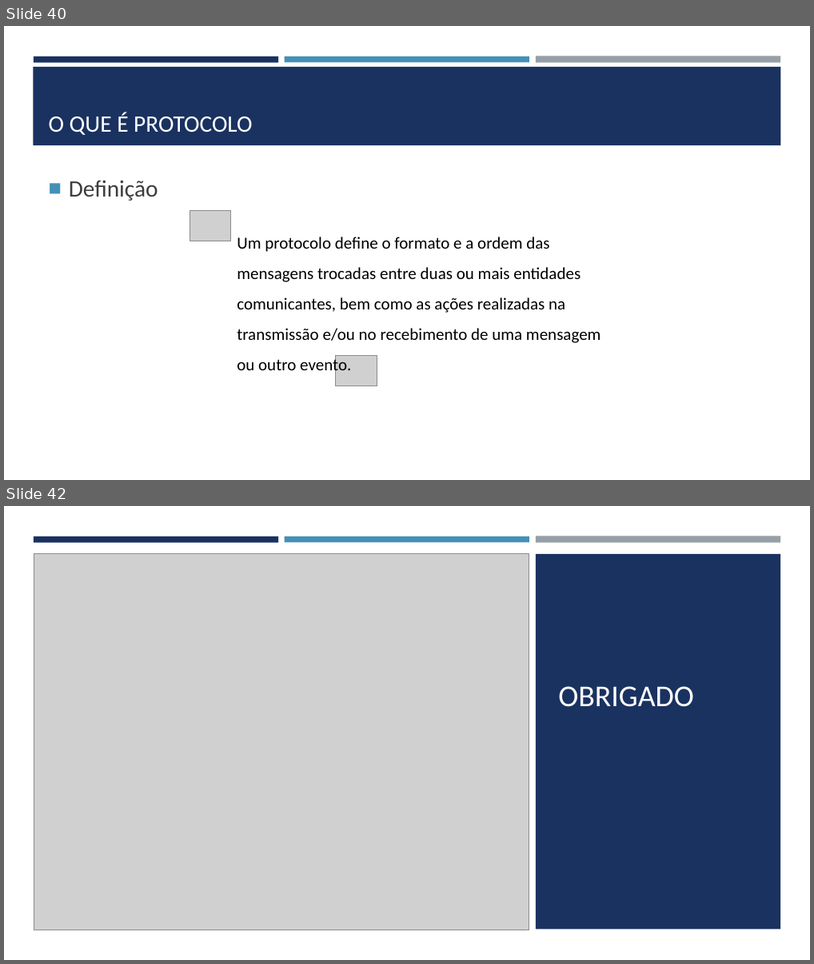
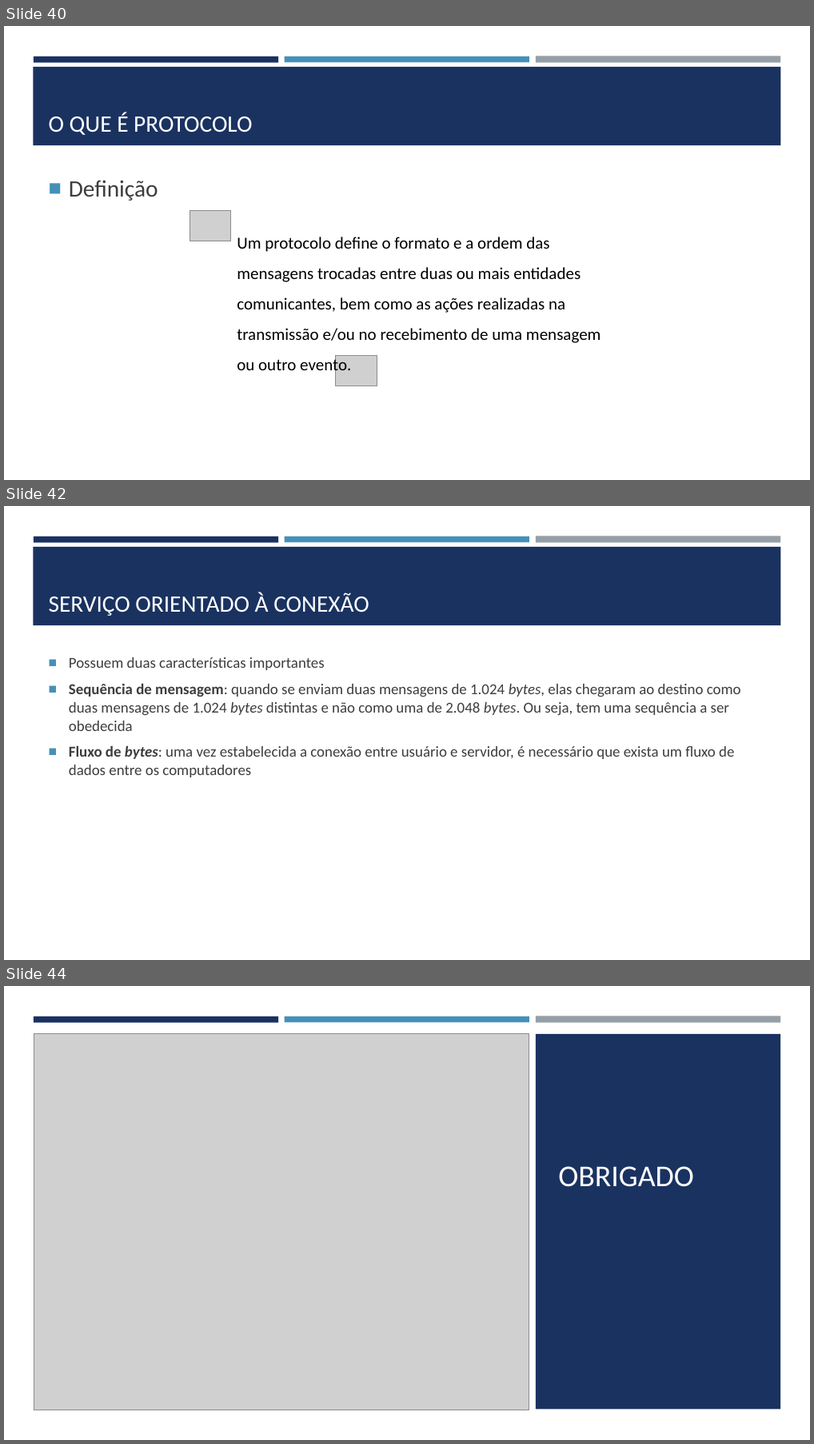
Before and after one commit to joelteixeiradacunha/aulas_php_mysql, a slide deck: Redes/REDES DE COMPUTADORES.pptx. Shown one above the other, each under a label of ours: slides 40 and 42 before the commit, slides 40, 42 and 44 after it; the slides between them are not shown. The pictures are 814x964 and 814x1444 pixels, drawn with LibreOffice and Linux fonts; fonts in the diff are those of the drawing; grey boxes stand for pictures. Boxes give left, top, right and bottom in pixels: in the first picture for what was removed or moved away, otherwise in the second. Text is boxed around its words. In the diff, an @@ line names an element or a change of style, - is before the commit and + after.

```diff
--- a/Redes/REDES DE COMPUTADORES.pptx
+++ b/Redes/REDES DE COMPUTADORES.pptx
@@ slide 42 added at (4,506,810,960), background #FFFFFF; not listed: 4 template elements that a slide beside it also shows @@
@@ title added at (49,592,370,616), 28 pt, text #FFFFFF @@
+SERVIÇO ORIENTADO À CONEXÃO
@@ text added at (69,657,742,777), 18 pt, text #3D3D3D @@
+■ Possuem duas características importantes
+■ Sequência de mensagem: quando se enviam duas mensagens de 1.024 bytes, elas chegaram ao destino como duas mensagens de 1.024 bytes distintas e não como uma de 2.048 bytes. Ou seja, tem uma sequência a ser obedecida
+■ Fluxo de bytes: uma vez estabelecida a conexão entre usuário e servidor, é necessário que exista um fluxo de dados entre os computadores
@@ what was slide 42 is now slide 44 @@
```
Also in this commit, not shown: 1 slide changed, 1 other slide added.
